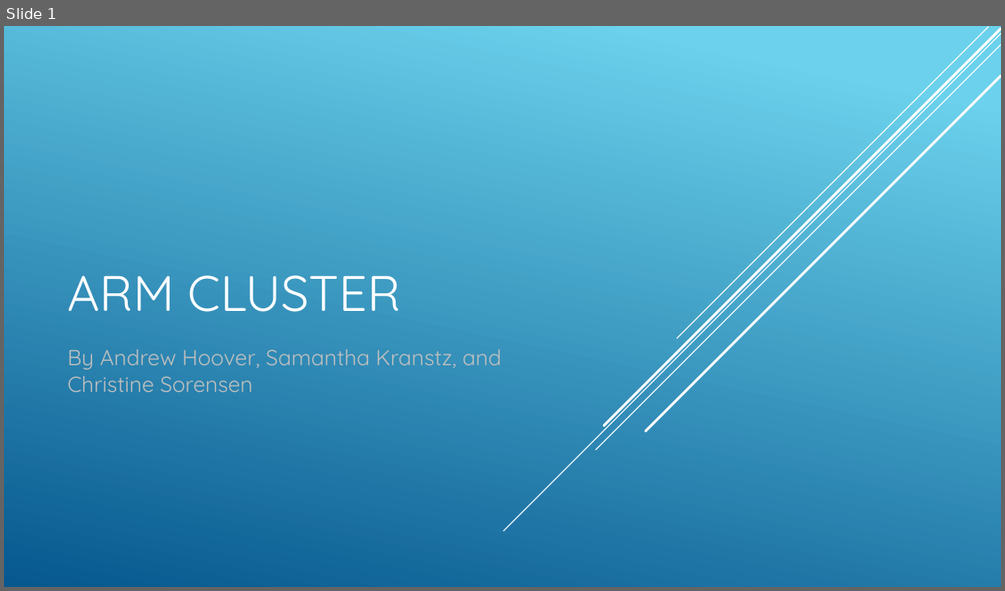
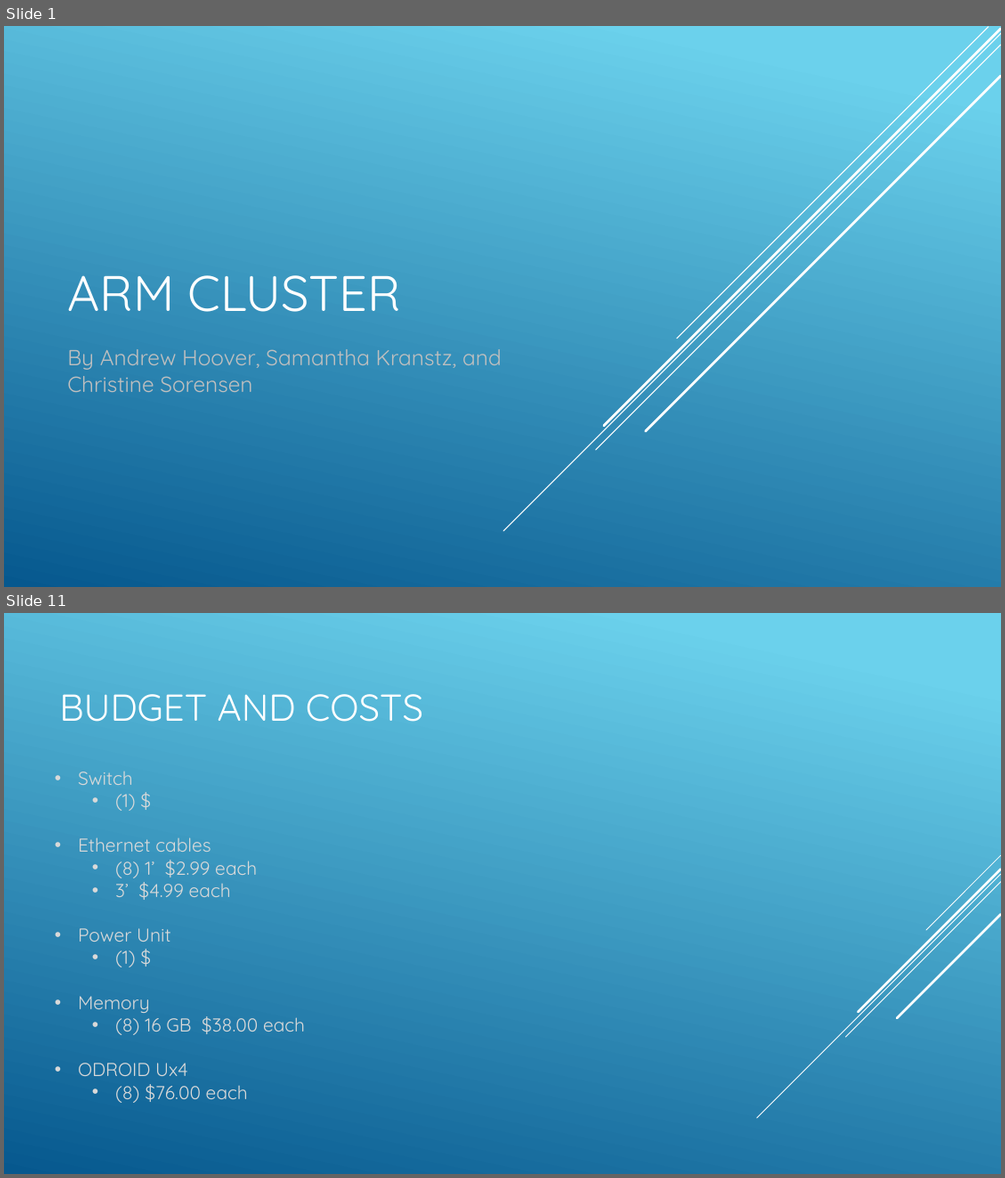
Before and after one commit to SDSMT-CSC464-F15/arm, a slide deck: Documents/ClientPresent2.pptx. Shown one above the other, each under a label of ours: slide 1 before the commit, slides 1 and 11 after it; the slides between them are not shown. The pictures are 1005x591 and 1005x1178 pixels, drawn with LibreOffice and Linux fonts; fonts in the diff are those of the drawing. Boxes give left, top, right and bottom in pixels: in the first picture for what was removed or moved away, otherwise in the second. Text is boxed around its words. In the diff, an @@ line names an element or a change of style, - is before the commit and + after.

```diff
--- a/Documents/ClientPresent2.pptx
+++ b/Documents/ClientPresent2.pptx
@@ slide 11 added at <box>4,613,1001,1174</box>, background gradient #6ED2EB to #06588E @@
@@ title added at <box>59,694,423,722</box>, 36 pt, text #FFFFFF @@
+BUDGET AND COSTS
@@ text added at <box>78,771,305,1103</box>, 18 pt, text #D9D9D9 @@
+• Switch
+  • (1) $
+• Ethernet cables
+  • (8) 1’ $2.99 each
+  • 3’ $4.99 each
+• Power Unit
+  • (1) $
+• Memory
+  • (8) 16 GB $38.00 each
+• ODROID Ux4
+  • (8) $76.00 each
@@ group added at <box>757,855,1001,1118</box>: 5 lines @@
```
Also in this commit, not shown: 6 slides changed, 5 other slides added, 3 slides removed.
